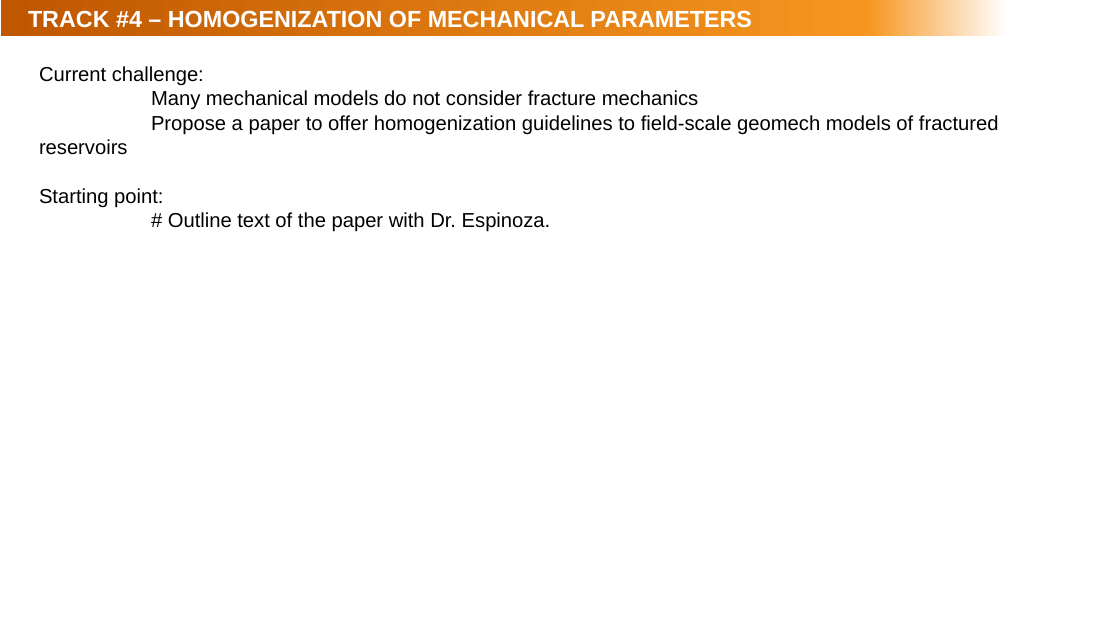
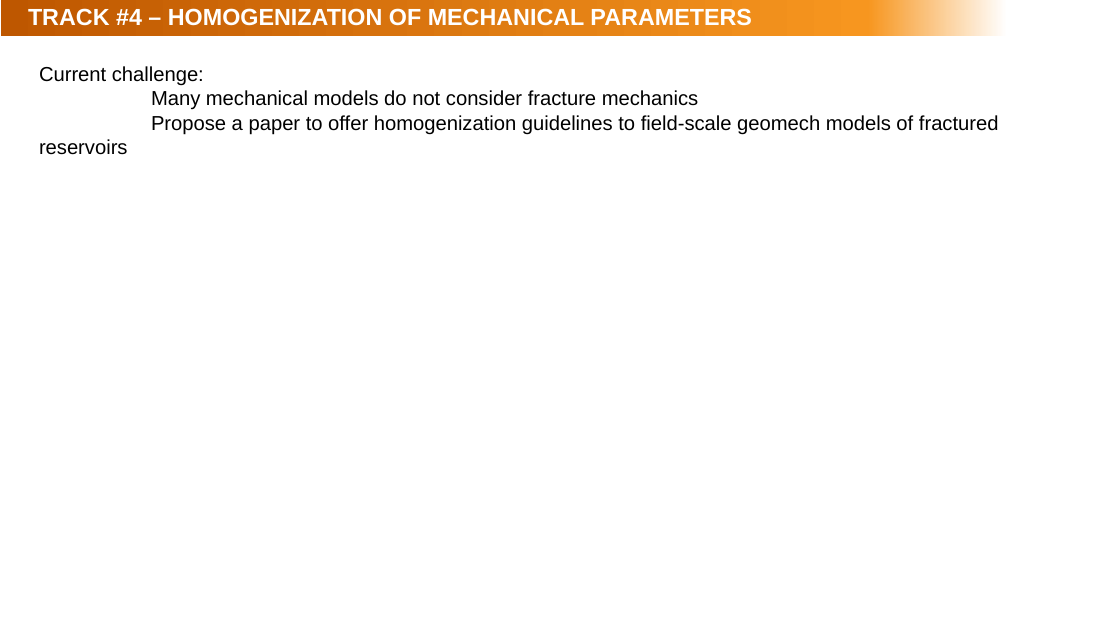
Before and after one commit to rebpoli/Doutorado, a slide deck: slide 2 of Research/2023-12-Track-4-Homogenization-Mechanical-Params.pptx. Drawn at 1120x630 pixels with LibreOffice and Linux fonts; fonts in the diff are those of the drawing; background and template pictures are left out. Boxes give left, top, right and bottom in pixels: in the first picture for what was removed or moved away, otherwise in the second. Text is boxed around its words. In the diff, an @@ line names an element or a change of style, - is before the commit and + after.

```diff
--- a/Research/2023-12-Track-4-Homogenization-Mechanical-Params.pptx
+++ b/Research/2023-12-Track-4-Homogenization-Mechanical-Params.pptx
@@ title "TRACK #4 – HOMOGENIZATION OF ..." at bbox=[28, 8, 751, 26]: line spacing 1 to 0.9 @@
@@ text at bbox=[39, 188, 551, 232]: paragraphs removed @@
-Starting point:
-# Outline text of the paper with Dr. Espinoza.
```
Also in this commit, not shown: 8 slides added, 12 other files.
